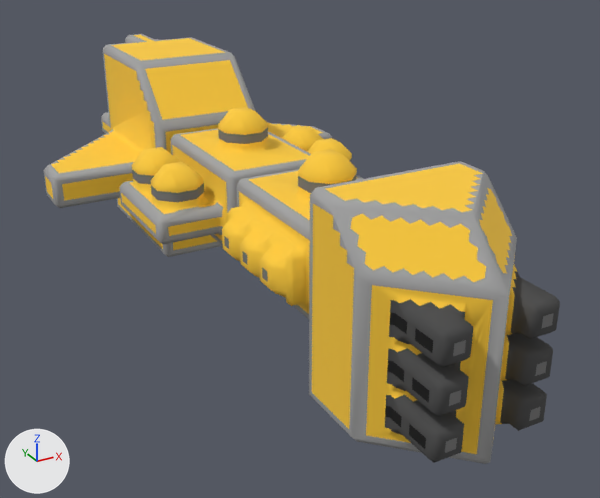
What one commit did to the OBJ model src/jsMain/resources/meshes/mechyrdia-4-auctoritas-class.obj.
Both versions are drawn from a 50 mm camera at (-37.1, -76.7, -37.1) aimed at (2.8, -4.3, -73.3). Lighting does not change. The marker at lower left points along +X, +Y and +Z. Where no turn or scale is listed for an object, it has been applied to the vertices.

Objects in the first picture: 'mechyrdia-4-auctoritas-class'.
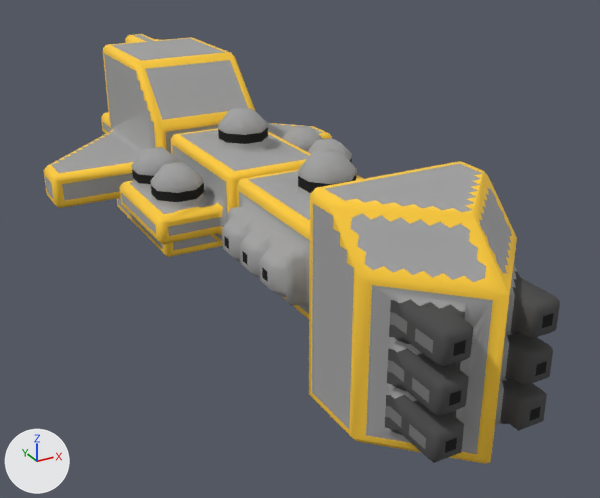
The newer file is also turned or shifted as a whole; pictures and numbers use the older file's frame.

Location of each change, (x1, y1, x2, y2) in pixels of the pictures (600 x 498 px; the box of a moved part takes in the faces that stretch with it):
part 1 of me_mechyrdia_4_auctoritas_class, moved or reshaped
    before: (138, 61, 352, 188)
    after: (138, 59, 352, 188)
part 2 of me_mechyrdia_4_auctoritas_class, moved or reshaped
    before: (353, 189, 520, 403)
    after: (396, 173, 516, 403)
part 3 of me_mechyrdia_4_auctoritas_class, surface changed
    both: (43, 34, 554, 464)

What the commit changed:
me_mechyrdia_4_auctoritas_class is used by ob_mechyrdia_4_auctoritas_class; location (0.0, 0.0, 0.0).
me_mechyrdia_4_auctoritas_class had 2254 vertices, 4164 faces and spanned x -18.5..18.5, y -39.0..39.0, z -79.4..-56.4.
me_mechyrdia_4_auctoritas_class now has 2256 vertices, 4169 faces and spans x -18.5..18.5, y -39.0..39.0, z -79.4..-56.4.
me_mechyrdia_4_auctoritas_class part 1: 4 vertices moved from x -10.0..11.0, y -16.5..4.5, z -64.9..-60.4 to x -10.0..10.0, y -16.0..5.0, z -64.4..-59.9; 11 vertices removed from x -7.5..13.5, y 2.5..35.5, z -67.9..-58.4; 9 vertices added at x -17.5..16.5, y -16.5..35.5, z -77.9..-61.9.
me_mechyrdia_4_auctoritas_class part 2: 3 vertices moved from x -4.0..4.5, y -35.2..-34.5, z -72.1..-67.6 to x -3.8..3.5, y -35.5, z -72.1..-67.6; 7 vertices removed from x -6.0..5.8, y -36.2..-29.2, z -75.6..-59.1; 11 vertices added at x -5.0..7.5, y -38.0..-28.5, z -76.9..-59.1.
me_mechyrdia_4_auctoritas_class part 3: 3261 kept faces spanning x -18.5..18.5, y -39.0..39.0, z -79.4..-56.4 get new texture (UV) coordinates.
